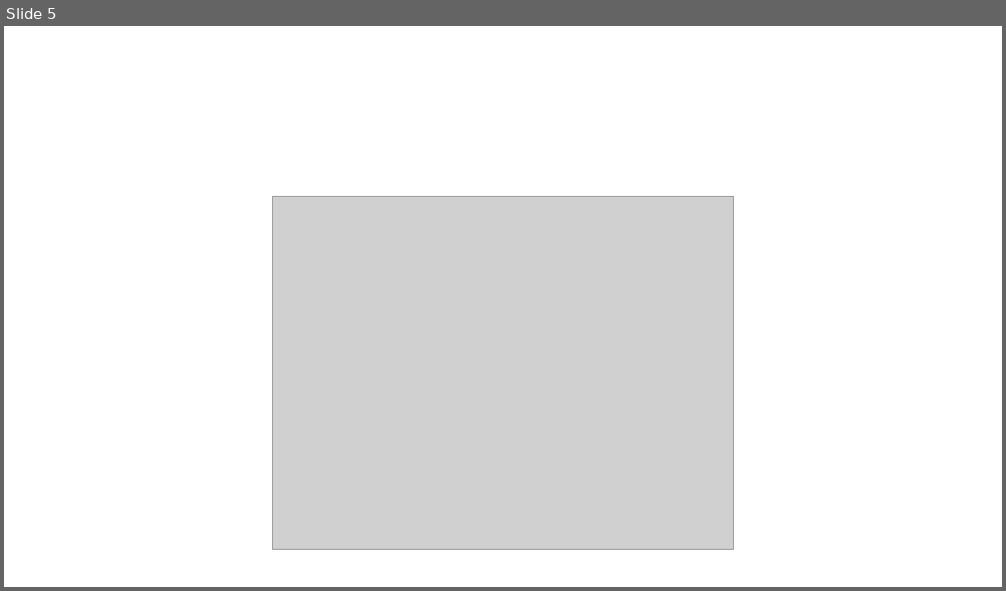
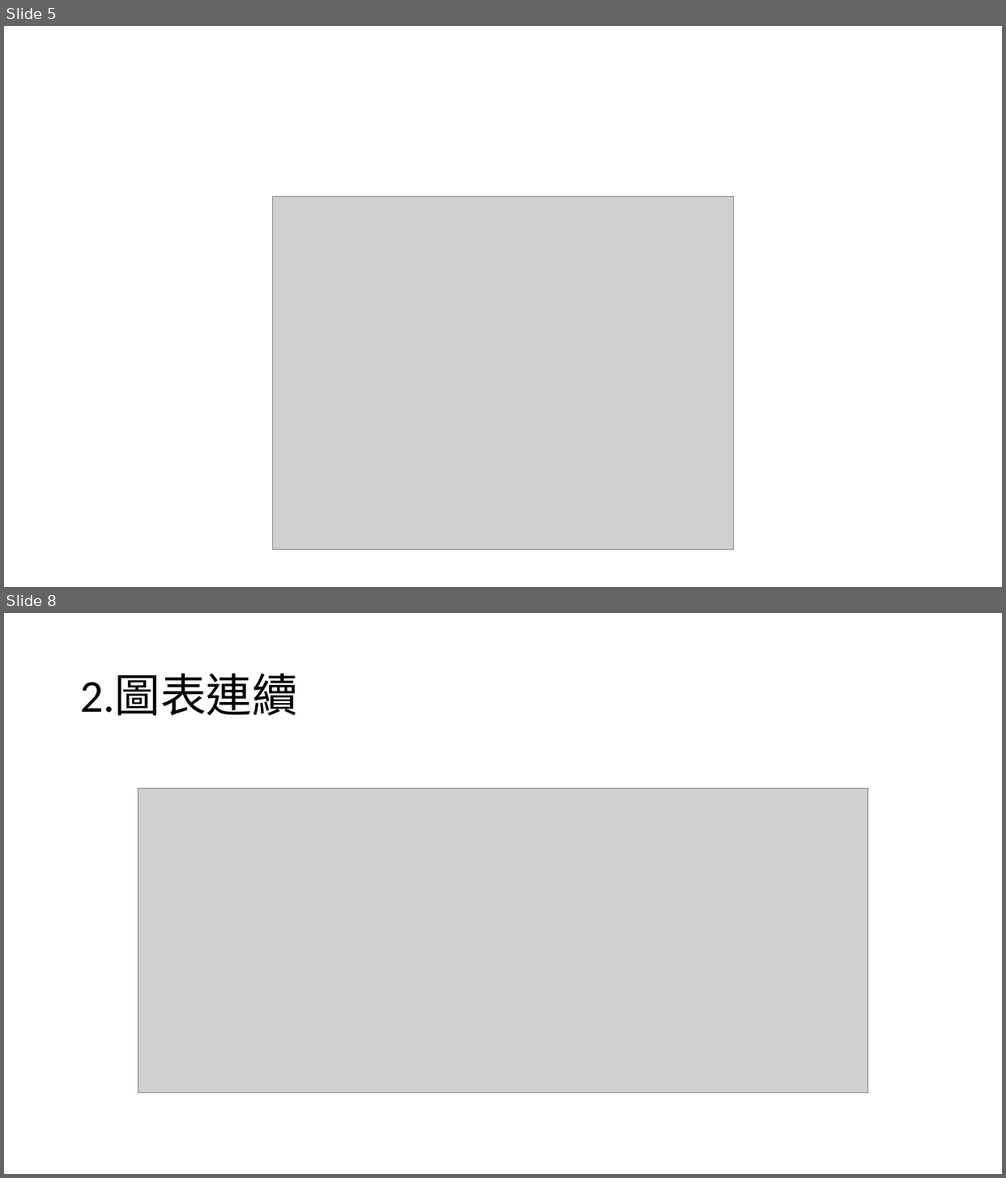
Before and after one commit to Sheng-wayne/Static-1, a slide deck: EXCEL0929.pptx. Shown one above the other, each under a label of ours: slide 5 before the commit, slides 5 and 8 after it; the slides between them are not shown. The pictures are 1006x591 and 1006x1178 pixels, drawn with LibreOffice and Linux fonts; fonts in the diff are those of the drawing; grey boxes stand for pictures. Boxes give left, top, right and bottom in pixels: in the first picture for what was removed or moved away, otherwise in the second. Text is boxed around its words. In the diff, an @@ line names an element or a change of style, - is before the commit and + after.

```diff
--- a/EXCEL0929.pptx
+++ b/EXCEL0929.pptx
@@ slide 8 added at [4,613,1002,1174], background #FFFFFF @@
@@ title added at [80,673,298,716], 44 pt, text #000000 @@
+2.圖表連續
@@ picture added at [138,788,868,1093] @@
```
Also in this commit, not shown: 2 other slides added, 1 other file.
